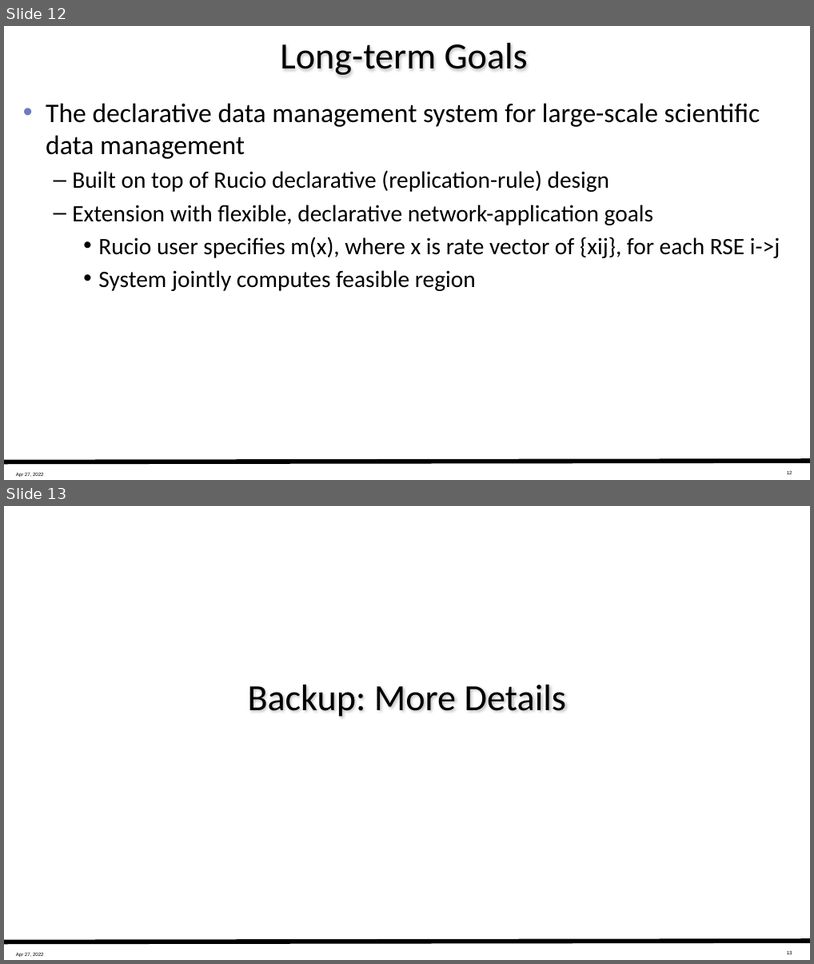
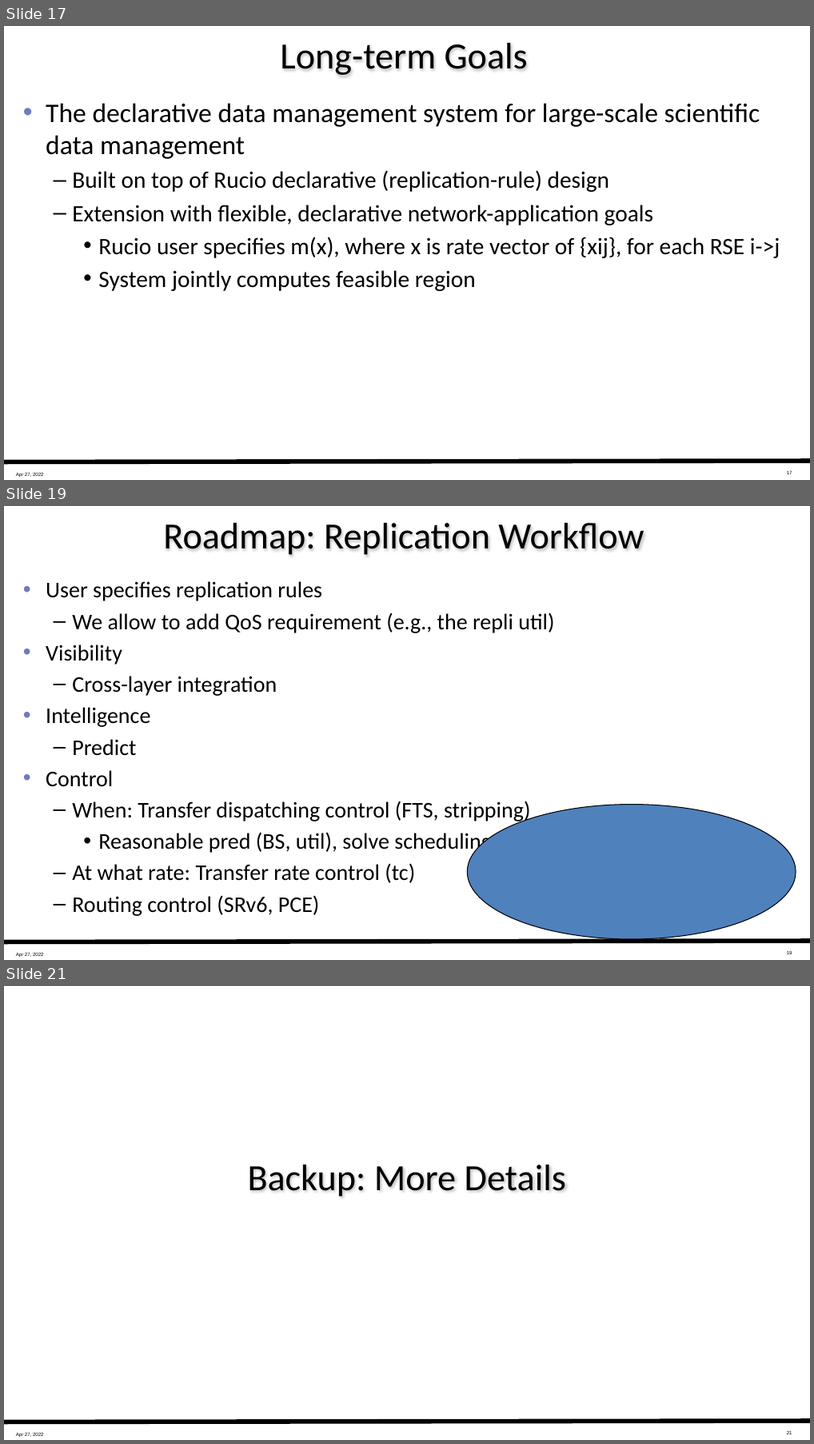
Before and after one commit to ietf-wg-alto/wg-materials, a slide deck: working-documents/wclg-doma/slides-doma-overview-2022-04-27.pptx. Shown one above the other, each under a label of ours: slides 12 and 13 before the commit, slides 17, 19 and 21 after it; the slides between them are not shown. The pictures are 814x964 and 814x1444 pixels, drawn with LibreOffice and Linux fonts; fonts in the diff are those of the drawing. Boxes give left, top, right and bottom in pixels: in the first picture for what was removed or moved away, otherwise in the second. Text is boxed around its words. In the diff, an @@ line names an element or a change of style, - is before the commit and + after.

```diff
--- a/working-documents/wclg-doma/slides-doma-overview-2022-04-27.pptx
+++ b/working-documents/wclg-doma/slides-doma-overview-2022-04-27.pptx
@@ slide 19 added at (4, 506, 810, 960), background #FFFFFF; not listed: 3 template elements that a slide beside it also shows @@
@@ title added at (163, 523, 644, 556), 33 pt, text #000000 @@
+Roadmap: Replication Workflow
@@ text added at (46, 581, 577, 916), 20 pt, text #000000 @@
+• User specifies replication rules
+  – We allow to add QoS requirement (e.g., the repli util)
+• Visibility
+  – Cross-layer integration
+• Intelligence
+  – Predict
+• Control
+  – When: Transfer dispatching control (FTS, stripping)
+    • Reasonable pred (BS, util), solve scheduling (bi-level)
+  – At what rate: Transfer rate control (tc)
+  – Routing control (SRv6, PCE)
@@ ellipse added at (468, 804, 797, 939), fill #4F81BD, outline #000000 0.75 pt @@
@@ what was slide 12 is now slide 17 @@
@@ what was slide 13 is now slide 21 @@
```
Also in this commit, not shown: 6 slides changed, 6 other slides added, 5 other files.
